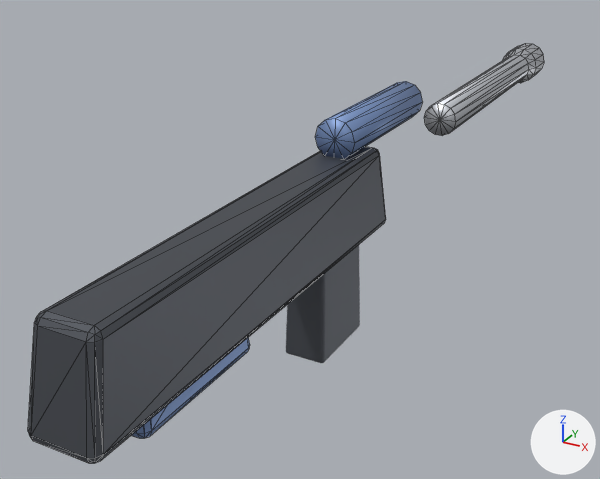
An edit to the glTF model game/assets/mech/weapon_rifle_live.glb, drawn before and after from the same camera.
Before and after are seen from a camera (50 mm lens) standing at (3.29, -5.63, 3.26) and looking at (-0.84, 1.88, -0.49). Arrows for +X, +Y and +Z are at lower right; the lights stay in place. The picture after the commit comes second. Mesh edges are drawn as thin lines on the coarser meshes. Where no turn or scale is listed for an object, it has been applied to the vertices. Vertices at exactly the same position are counted once.

The first picture shows 'barrel', 'body', 'magazine', 'scope', 'stock'.
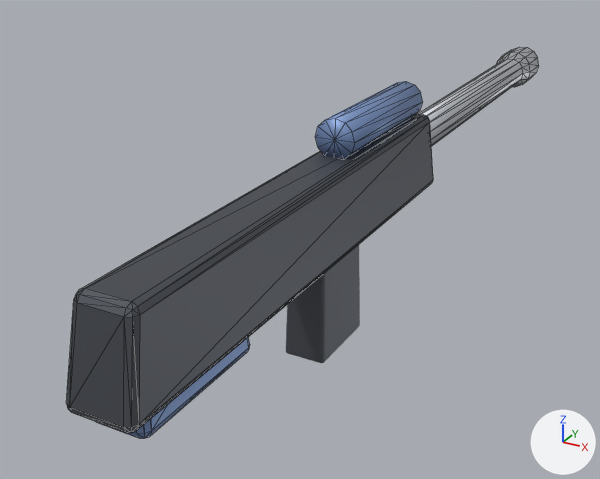
Boxes [x1, y1, x2, y2] around the edits, measured in the pictures (600 x 479 px; the box of a moved part takes in the faces that stretch with it):
'body', reshaped, moved: before [28, 147, 386, 463]; after [66, 114, 433, 433]
'barrel', moved: before [424, 43, 544, 136]; after [418, 47, 539, 146]
part 1 of me_body, moved or reshaped: before [28, 311, 103, 463]; after [66, 288, 140, 433]
part 2 of me_body, moved or reshaped: before [41, 147, 386, 460]; after [81, 114, 433, 430]

What the commit changed:
me_body is used by ob_body; location (0.0, -0.51, 0.0).
me_body had 56 vertices, 108 faces and spanned x -0.29..0.29, y -2.2..2.2, z 0.0..0.85.
me_body now has 56 vertices, 108 faces and spans x -0.29..0.29, y -2.71..2.71, z 0.0..0.85.
me_body part 1: all 28 vertices in x -0.29..0.29, y -2.2..-1.97, z 0.0..0.85 are moved by (0.0, -0.51, 0.0).
me_body part 2: all 28 vertices in x -0.29..0.29, y 1.97..2.2, z 0.0..0.85 are moved by (0.0, 0.51, 0.0).
Object 'body' (ob_body) moves from (0.0, -0.51, 0.0) to (0.0, 0.34, 0.0).
Object 'barrel' (ob_barrel) moves from (0.0, 3.91, 0.51) to (0.0, 2.89, 0.51).
